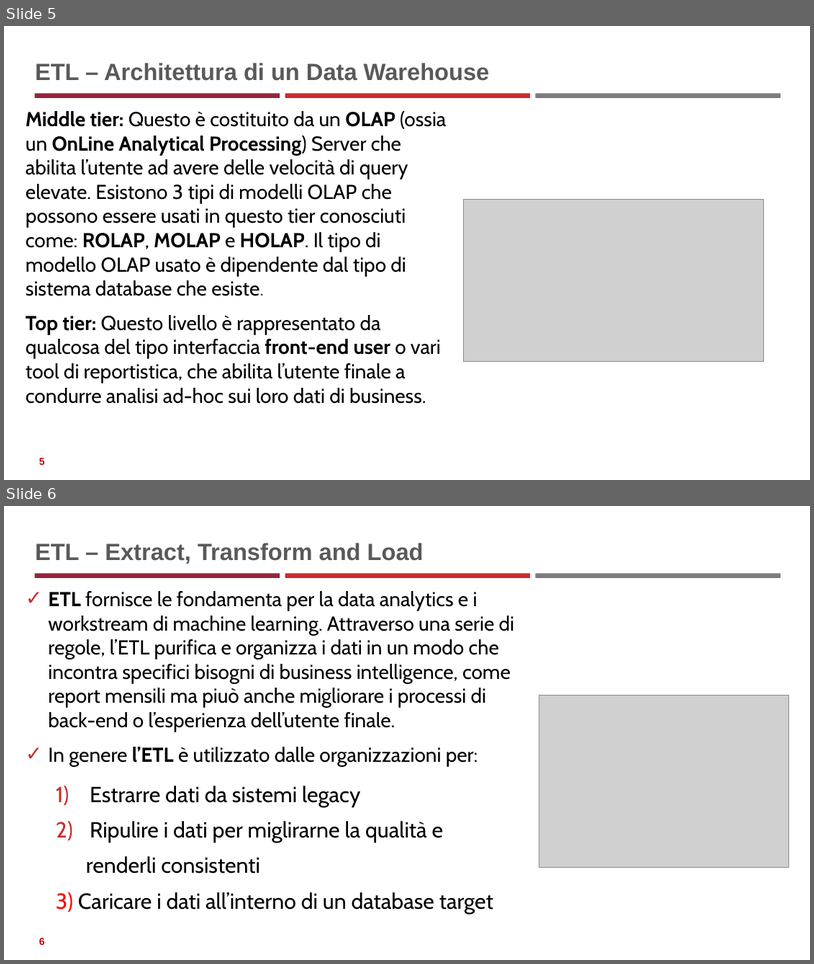
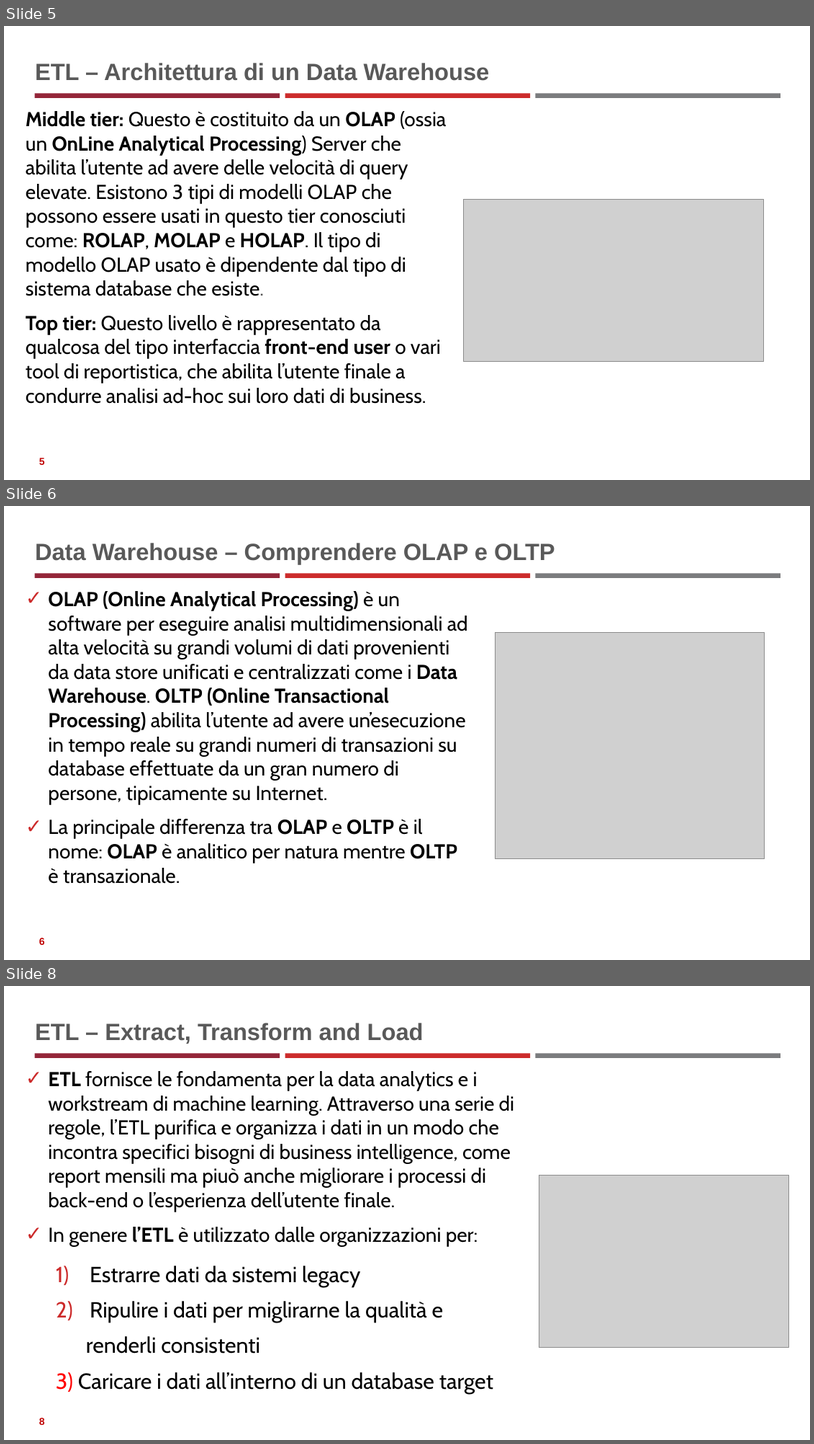
Before and after one commit to neural1977/data_science_interview_material, a slide deck: Data_Science_ita.pptx. Shown one above the other, each under a label of ours: slides 5 and 6 before the commit, slides 5, 6 and 8 after it; the slides between them are not shown. The pictures are 814x964 and 814x1444 pixels, drawn with LibreOffice and Linux fonts; fonts in the diff are those of the drawing; grey boxes stand for pictures. Boxes give left, top, right and bottom in pixels: in the first picture for what was removed or moved away, otherwise in the second. Text is boxed around its words. In the diff, an @@ line names an element or a change of style, - is before the commit and + after.

```diff
--- a/Data_Science_ita.pptx
+++ b/Data_Science_ita.pptx
@@ slide 6 added at (4,506,810,960), background #FFFFFF; not listed: 3 template elements that a slide beside it also shows @@
@@ title added at (35,543,556,564), 28 pt, text #595959, bold @@
+Data Warehouse – Comprendere OLAP e OLTP
@@ text added at (48,591,468,883), 24 pt, text #000000 @@
+✓ OLAP (Online Analytical Processing) è un software per eseguire analisi multidimensionali ad alta velocità su grandi volumi di dati provenienti da data store unificati e centralizzati come i Data Warehouse. OLTP (Online Transactional Processing) abilita l’utente ad avere un’esecuzione in tempo reale su grandi numeri di transazioni su database effettuate da un gran numero di persone, tipicamente su Internet.
+✓ La principale differenza tra OLAP e OLTP è il nome: OLAP è analitico per natura mentre OLTP è transazionale.
@@ picture added at (496,633,765,859) @@
@@ page number added at (39,937,45,944), 12 pt, text #C00000, bold @@
+6
@@ what was slide 6 is now slide 8 @@
```
Also in this commit, not shown: 1 slide changed, 1 other slide added, 5 other files.
